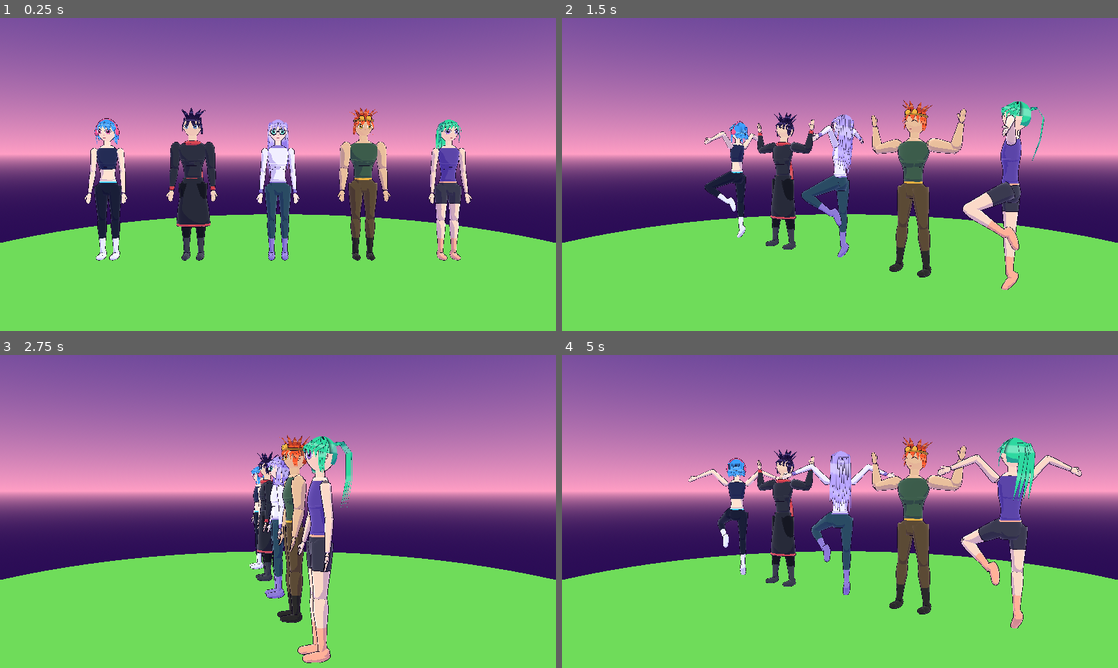
Above: before the commit, frames 1-4 (two rows, left to right).
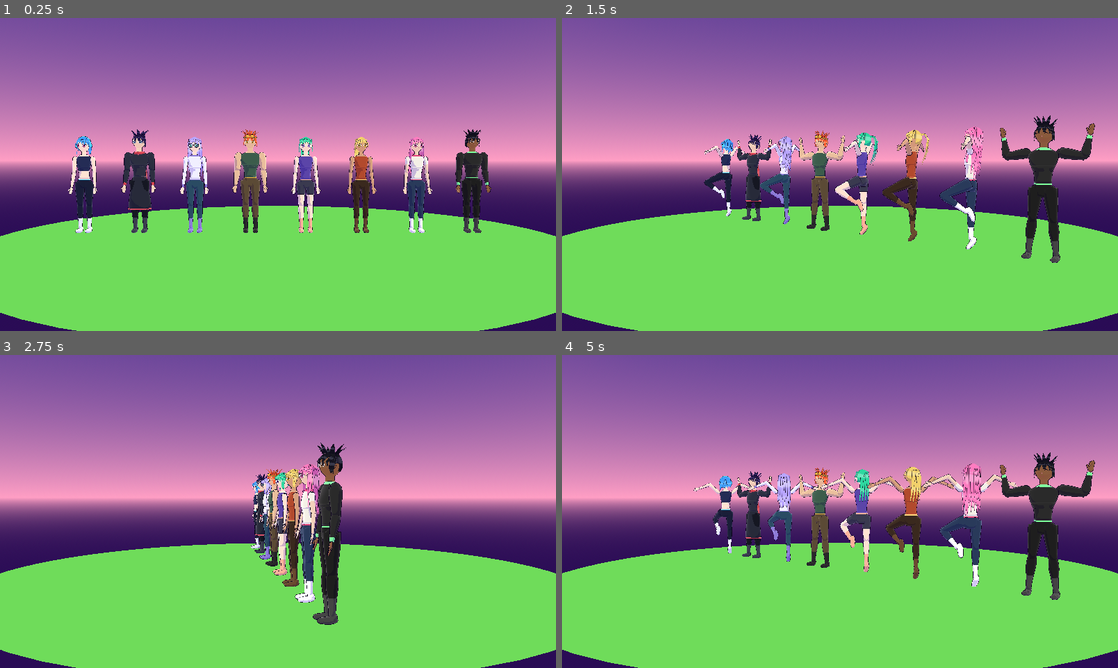
Above: after the commit, the same moments.

Repository: kutlusoy/game-quantumworld
Game: Godot game, scene res://scenes/avatar_lineup.tscn
Same seed, same stepped clock (60 frames per second), same inputs: the game is played once before the commit and once after it. This scene is started directly instead of the project's main scene.
Inputs (mouse positions are in pixels of both pictures, inside the frame that each line leads up to):
- Up to frame 1 (0.25 s): no input
- Up to frame 2 (1.5 s): move the mouse to (962, 158) at 0.52 s; hold Right 0.53-1.25 s; hold G 0.53-1.25 s; click (962, 158) at 0.67 s; tap Space at 0.77 s; drag from (728, 190) to (812, 237) at 1.27 s
- Up to frame 3 (2.75 s): move the mouse to (333, 442) at 2.02 s; hold Right from 2.03 s (still down); hold Q from 2.03 s (still down)
- Up to frame 4 (5 s): release Right at 2.75 s; release Q at 2.75 s; drag from (812, 574) to (673, 464) at 2.77 s; move the mouse to (1006, 558) at 3.52 s; hold Left 3.53-4.25 s; hold G 3.53-4.25 s; tap Space at 3.77 s; drag from (673, 464) to (756, 433) at 4.27 s

The runs differ from the first frame. In frame 1, 21% of the frame differs, in the area x 0-100%, y 28-100%; in frame 2, 22%; in frame 3, 17%; in frame 4, 23%, in the area x 0-100%, y 26-100%.

Commit message:
Hook outfit parts into the avatar, add presets and editor options, update lineup and tests

Diff:
--- a/scripts/world3d/avatar_config.gd
+++ b/scripts/world3d/avatar_config.gd
@@ -7,7 +7,7 @@
 const SLEEVES := ["long", "short", "none"]
 const LEGWEAR := ["pants", "shorts"]
 const EXPRESSIONS := ["friendly", "neutral"]
-const ACCESSORIES := ["headphones", "glasses", "goggles", "scarf", "coat"]
+const ACCESSORIES := ["headphones", "glasses", "goggles", "scarf", "coat", "cape", "pauldrons", "belt", "sash", "skirt", "bracers", "kneepads", "collar", "necklace", "earrings", "bow", "tail", "halo"]
 const GENDERS := ["female", "male"]
 
 const SKIN := ["ffe3d2", "f3d2bb", "e9bf9c", "d6a07c", "b57c58", "8a5a3c", "684330"]
@@ -93,6 +93,8 @@
 	if f != null:
 		f.store_string(JSON.stringify(clamp_config(c)))
 
+const PRESET_COUNT := 8
+
 static func from_preset(i: int) -> Dictionary:
 	var presets := [
 		{"name": "Rin", "gender": "female", "age": 21, "curve": 0.5, "hair_style": "bob", "hair": 0, "skin": 0, "eyes": 0, "outfit": 0, "top": "crop", "sleeves": "none", "legwear": "pants", "accessories": ["headphones"], "seed": 11},
@@ -100,6 +102,9 @@
 		{"name": "Mira", "gender": "female", "age": 24, "curve": 0.65, "hair_style": "long", "hair": 2, "skin": 0, "eyes": 2, "outfit": 2, "top": "jacket", "sleeves": "long", "accessories": ["glasses"], "seed": 37},
 		{"name": "Ren", "gender": "male", "age": 23, "muscle": 0.95, "hair_style": "spiky", "hair": 3, "skin": 2, "eyes": 3, "outfit": 3, "top": "tank", "sleeves": "none", "accessories": ["goggles"], "seed": 41},
 		{"name": "Sora", "gender": "female", "age": 20, "curve": 0.5, "hair_style": "ponytail", "hair": 4, "skin": 0, "eyes": 4, "outfit": 4, "top": "tank", "sleeves": "none", "legwear": "shorts", "accessories": [], "seed": 53},
+		{"name": "Yuna", "gender": "female", "age": 25, "curve": 0.55, "hair_style": "ponytail", "hair": 6, "skin": 3, "eyes": 3, "outfit": 7, "top": "tank", "sleeves": "none", "legwear": "pants", "accessories": ["cape", "pauldrons", "belt", "bracers", "kneepads", "necklace"], "seed": 61},
+		{"name": "Hana", "gender": "female", "age": 22, "curve": 0.6, "hair_style": "long", "hair": 5, "skin": 1, "eyes": 0, "outfit": 5, "top": "jacket", "sleeves": "short", "legwear": "pants", "accessories": ["skirt", "bow", "sash", "earrings", "collar"], "seed": 71},
+		{"name": "Jin", "gender": "male", "age": 28, "muscle": 0.75, "hair_style": "spiky", "hair": 8, "skin": 5, "eyes": 6, "outfit": 6, "top": "jacket", "sleeves": "long", "legwear": "pants", "accessories": ["cape", "pauldrons", "belt", "bracers", "collar", "halo"], "seed": 83},
 	]
 	var d := default_config()
 	for k in presets[i % presets.size()]:
--- a/scripts/world3d/avatar_lineup.gd
+++ b/scripts/world3d/avatar_lineup.gd
@@ -1,7 +1,7 @@
 extends Node3D
 
 const AnimeAvatar = preload("res://scripts/world3d/anime_avatar.gd")
-const Presets = preload("res://scripts/world3d/avatar_presets.gd")
+const Config = preload("res://scripts/world3d/avatar_config.gd")
 
 var avatars: Array = []
 var cam: Camera3D
@@ -27,8 +27,8 @@
 	add_child(we)
 	var floor := MeshInstance3D.new()
 	var disc := CylinderMesh.new()
-	disc.top_radius = 4.2
-	disc.bottom_radius = 4.2
+	disc.top_radius = 4.8
+	disc.bottom_radius = 4.8
 	disc.height = 0.1
 	floor.mesh = disc
 	var fm := StandardMaterial3D.new()
@@ -37,11 +37,11 @@
 	floor.material_override = fm
 	floor.position.y = -0.05
 	add_child(floor)
-	var presets := Presets.all()
-	for i in presets.size():
+	var count: int = Config.PRESET_COUNT
+	for i in count:
 		var a := AnimeAvatar.new()
-		a.build(presets[i])
-		var x := (i - (presets.size() - 1) / 2.0) * 1.05
+		a.build(Config.to_params(Config.from_preset(i)))
+		var x := (i - (count - 1) / 2.0) * 1.0
 		a.position = Vector3(x, 0, 0)
 		add_child(a)
 		avatars.append(a)
@@ -52,7 +52,7 @@
 
 func _place_camera() -> void:
 	var target := Vector3(0, 1.05, 0)
-	cam.position = target + Vector3(sin(orbit) * 5.6, 0.25, cos(orbit) * 5.6)
+	cam.position = target + Vector3(sin(orbit) * 8.2, 0.25, cos(orbit) * 8.2)
 	cam.look_at(target, Vector3.UP)
 
 func _process(delta: float) -> void:
--- a/tests/avatar_smoke.gd
+++ b/tests/avatar_smoke.gd
@@ -47,7 +47,7 @@
 	var lineup = load("res://scenes/avatar_lineup.tscn").instantiate()
 	root.add_child(lineup)
 	await process_frame
-	check(lineup.avatars.size() == presets.size(), "lineup shows every preset")
+	check(lineup.avatars.size() == load("res://scripts/world3d/avatar_config.gd").PRESET_COUNT, "lineup shows every preset")
 	if failures == 0:
 		print("AVATAR SMOKE PASSED")
 	quit(1 if failures > 0 else 0)
--- a/tests/editor_smoke.gd
+++ b/tests/editor_smoke.gd
@@ -16,11 +16,22 @@
 	check(c["curve"] <= 0.75 and c["muscle"] >= 0.35, "sliders clamped")
 	check(c["top"] == "jacket" and c["hair"] == Config.HAIR.size() - 1, "invalid options fall back")
 	check(c["accessories"] == ["glasses"], "accessories filtered and unique")
-	for i in 5:
+	for i in Config.PRESET_COUNT:
 		var a := AnimeAvatar.new()
 		a.build(Config.to_params(Config.from_preset(i)))
 		check(a.tri_count > 4000, "preset %d builds" % i)
 		a.free()
+	for g in ["female", "male"]:
+		var full := Config.default_config()
+		full["gender"] = g
+		full["accessories"] = Config.ACCESSORIES.duplicate()
+		var fa := AnimeAvatar.new()
+		fa.build(Config.to_params(full))
+		root.add_child(fa)
+		check(fa.cape_pivot != null and fa.tail_pivot != null, "%s builds with every accessory" % g)
+		for i in 30:
+			fa.update_pose(Vector3(0, 0, -0.1), true, false, false, Vector2(0, -1), 0.016)
+		fa.queue_free()
 	var cfg := Config.default_config()
 	cfg["name"] = "Test"
 	cfg["hair_style"] = "long"
